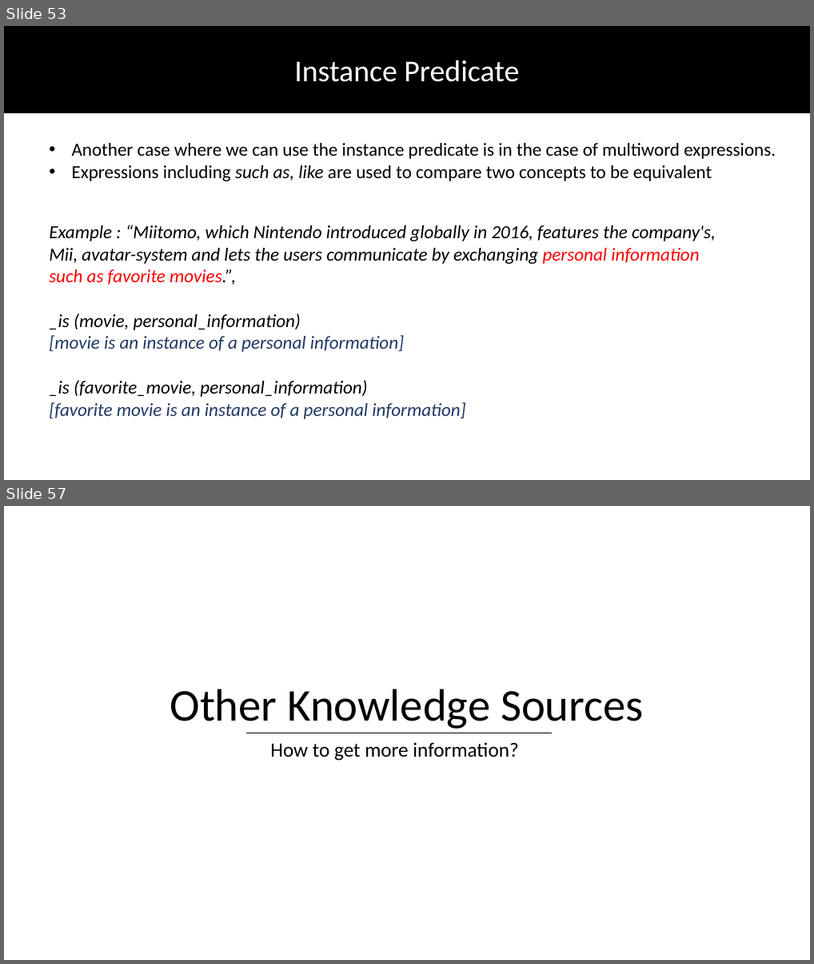
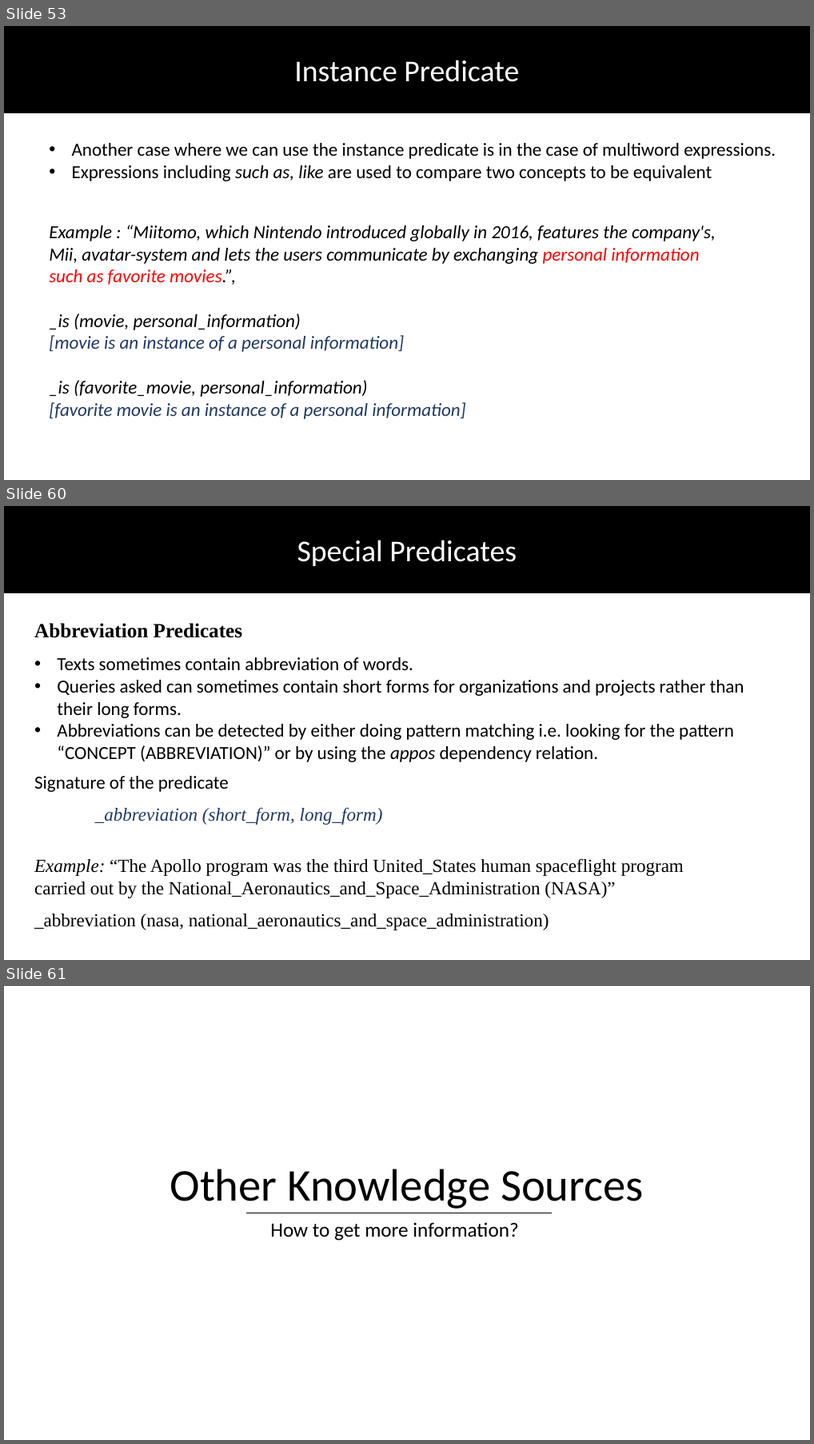
Before and after one commit to DhruvaPendharkar/thesis-project, a slide deck: Notes/ThesisPresentation.pptx. Shown one above the other, each under a label of ours: slides 53 and 57 before the commit, slides 53, 60 and 61 after it; the slides between them are not shown. The pictures are 814x964 and 814x1444 pixels, drawn with LibreOffice and Linux fonts; fonts in the diff are those of the drawing. Boxes give left, top, right and bottom in pixels: in the first picture for what was removed or moved away, otherwise in the second. Text is boxed around its words. In the diff, an @@ line names an element or a change of style, - is before the commit and + after.

Commit message:
Adding rest of KG predicates

```diff
--- a/Notes/ThesisPresentation.pptx
+++ b/Notes/ThesisPresentation.pptx
@@ slide 60 added at [4,506,810,960], background #FFFFFF @@
@@ rectangle added at [4,506,810,592], fill #000000, outline #000000 1 pt @@
@@ text added at [298,540,517,566], 36 pt, text #FFFFFF @@
+Special Predicates
@@ text added at [34,623,745,762], 22 pt, text #000000 @@
+Abbreviation Predicates
+• Texts sometimes contain abbreviation of words.
+• Queries asked can sometimes contain short forms for organizations and projects rather than their long forms.
+• Abbreviations can be detected by either doing pattern matching i.e. looking for the pattern “CONCEPT (ABBREVIATION)” or by using the appos dependency relation.
@@ text added at [34,776,383,824], 22 pt, text #203864, italic @@
+Signature of the predicate
+_abbreviation (short_form, long_form)
@@ text added at [34,858,684,930], 22 pt, text #000000 @@
+Example: “The Apollo program was the third United_States human spaceflight program carried out by the National_Aeronautics_and_Space_Administration (NASA)”
+_abbreviation (nasa, national_aeronautics_and_space_administration)
@@ what was slide 57 is now slide 61 @@
```
Also in this commit, not shown: 1 slide changed, 5 other slides added, 2 slides removed.
